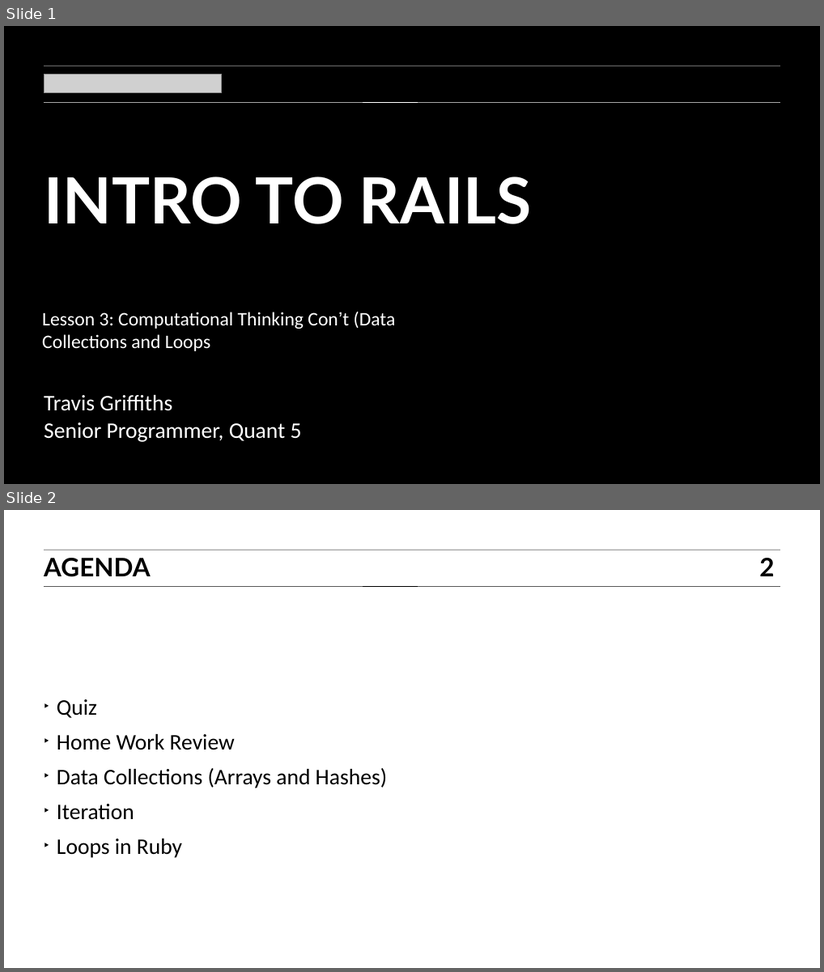
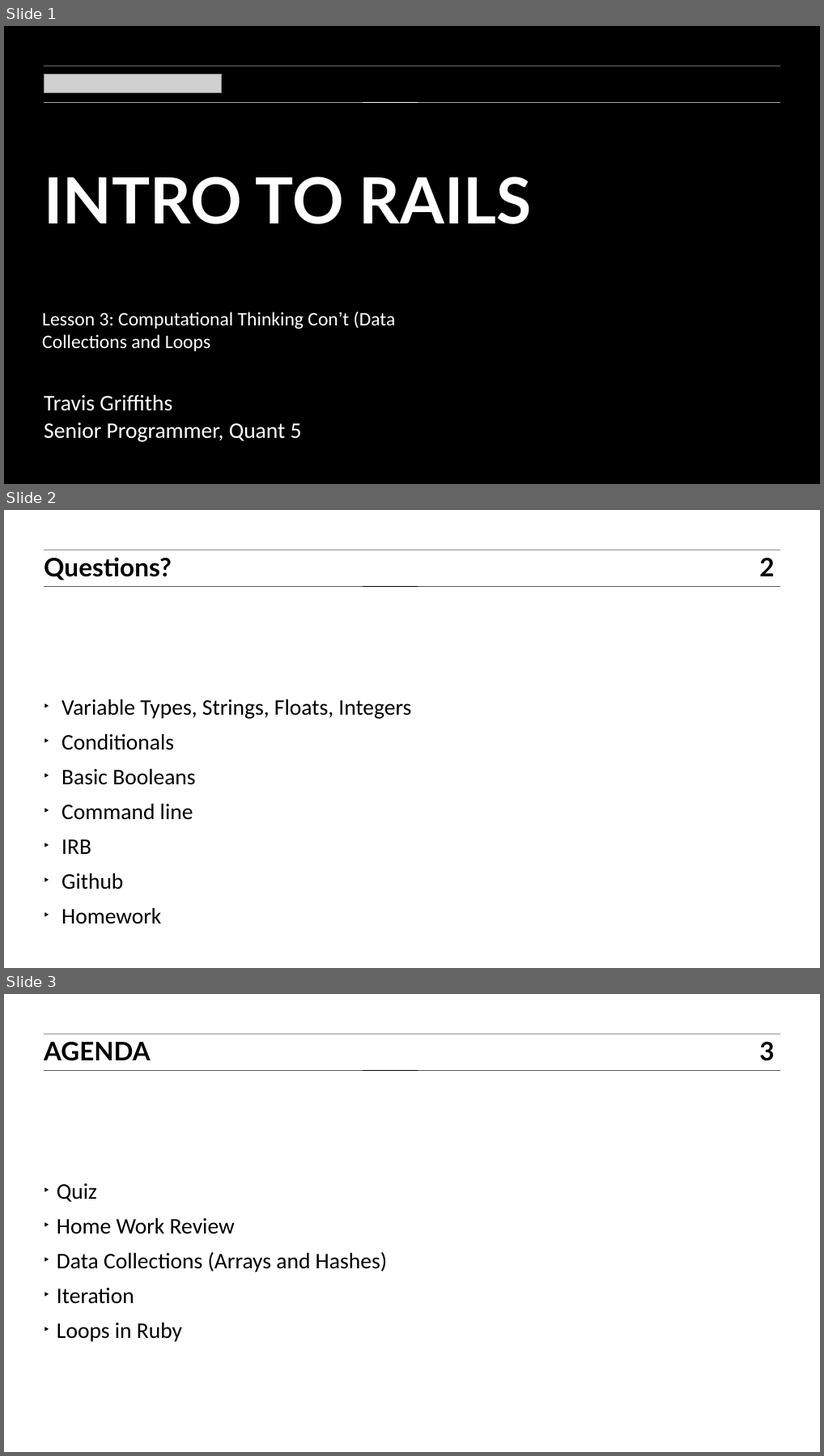
Before and after one commit to TravisGriffiths/ITR-BOS-01, a slide deck: Slides/03_ITR_slides.ppt. Shown one above the other, each under a label of ours: slides 1 and 2 before the commit, slides 1, 2 and 3 after it. The pictures are 824x972 and 824x1456 pixels, drawn with LibreOffice and Linux fonts; fonts in the diff are those of the drawing; grey boxes stand for pictures. Boxes give left, top, right and bottom in pixels: in the first picture for what was removed or moved away, otherwise in the second. Text is boxed around its words. In the diff, an @@ line names an element or a change of style, - is before the commit and + after.

```diff
--- a/Slides/03_ITR_slides.ppt
+++ b/Slides/03_ITR_slides.ppt
@@ slide 2 added at (4, 510, 820, 968), background #FFFFFF @@
@@ line added from (44, 550) to (781, 550), #000000 0.51 pt @@
@@ text added at (44, 557, 172, 580), 32 pt, text #000000, bold @@
+Questions?
@@ page number added at (760, 558, 774, 576), 32 pt, text #000000, bold @@
+2
@@ line added from (44, 586) to (781, 586), #000000 0.51 pt @@
@@ text added at (62, 700, 411, 925), 28 pt, text #000000 @@
+‣ Variable Types, Strings, Floats, Integers
+‣ Conditionals
+‣ Basic Booleans
+‣ Command line
+‣ IRB
+‣ Github
+‣ Homework
@@ what was slide 2 is now slide 3 @@
@@ page number at (760, 1042, 774, 1061): text changed @@
-2
+3
```
Also in this commit, not shown: 1 slide changed, 1 other slide added, 2 other files.
